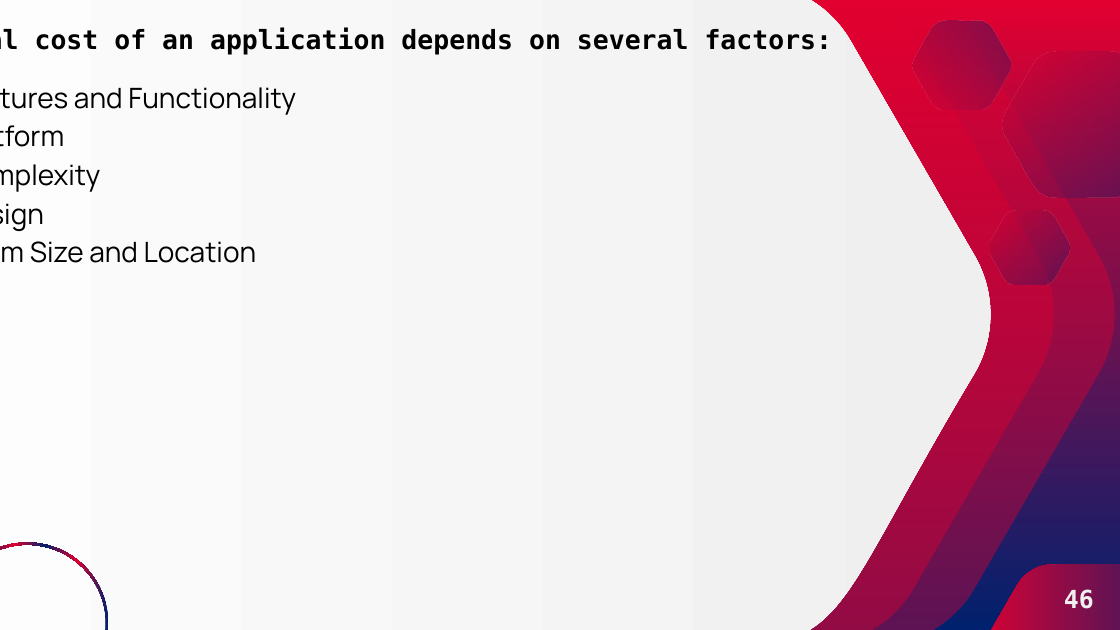
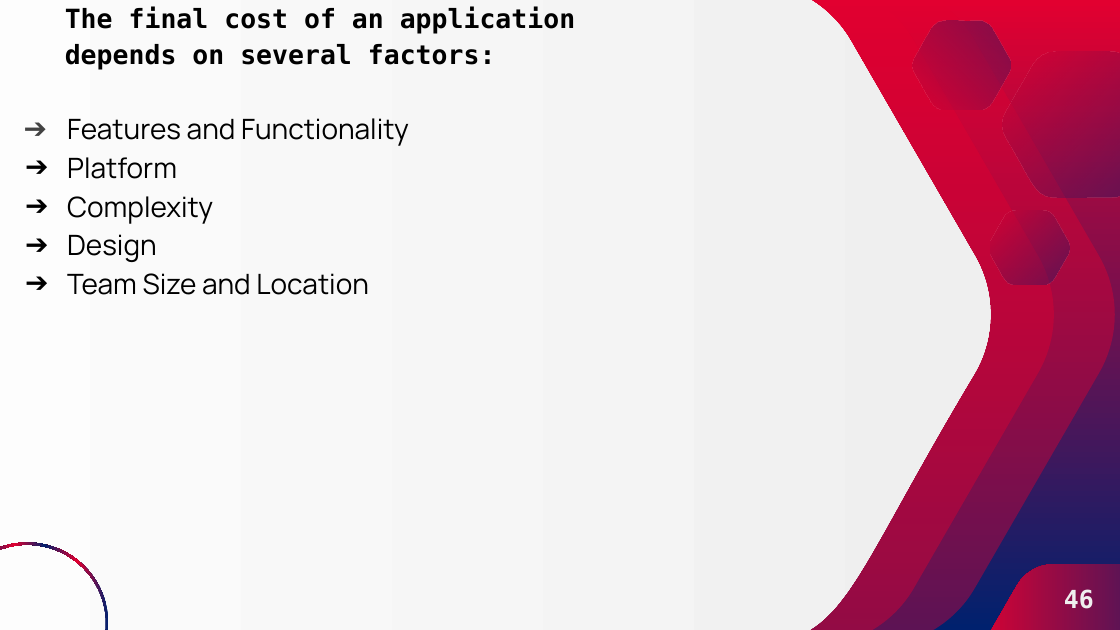
Before and after one commit to YannKamche/CEF-440-Internet-and-Mobile-Programming, a slide deck: slide 46 of Task 1/Mobile App Pitch Deck.pptx. Drawn at 1120x630 pixels with LibreOffice and Linux fonts; fonts in the diff are those of the drawing. Boxes give left, top, right and bottom in pixels: in the first picture for what was removed or moved away, otherwise in the second. Text is boxed around its words. In the diff, an @@ line names an element or a change of style, - is before the commit and + after.

```diff
--- a/Task 1/Mobile App Pitch Deck.pptx
+++ b/Task 1/Mobile App Pitch Deck.pptx
@@ text at (x1=65, y1=7, x2=575, y2=70): text changed @@
-The final cost of an application depends on several factors:
+The final cost of an application
+depends on several factors:
@@ text "Features and Functionality" rewrapped from (x1=30, y1=87, x2=296, y2=263) to (x1=67, y1=118, x2=409, y2=295) @@
```
Also in this commit, not shown: 15 other slides changed, 1 other file.
